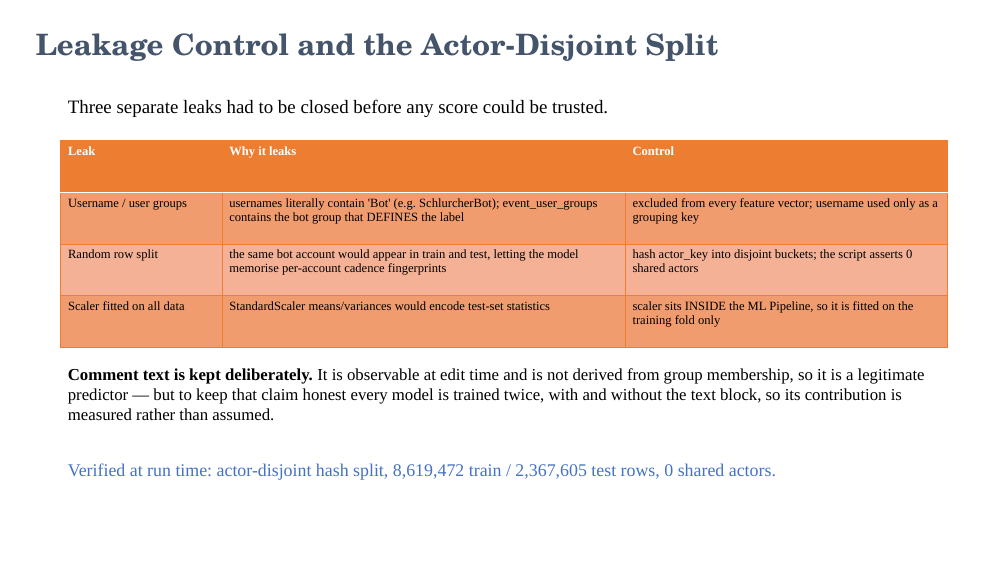
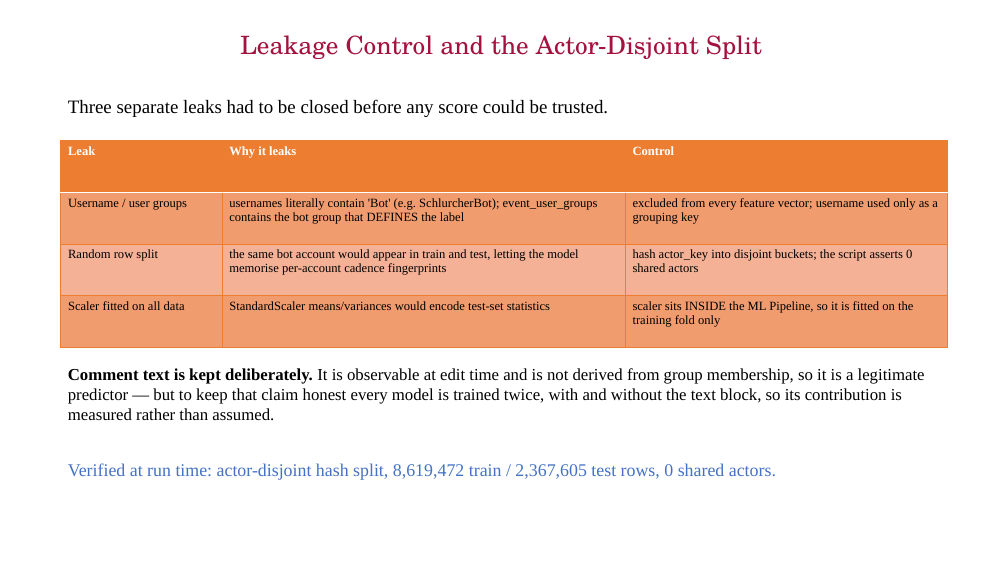
Before and after one commit to CognacStealer/BIgData, a slide deck: slide 11 of reports/MMDS_EndSem_Wikimedia_Bot_Detection.pptx. Drawn at 1008x567 pixels with LibreOffice and Linux fonts; fonts in the diff are those of the drawing; background and template pictures are left out. Boxes give left, top, right and bottom in pixels: in the first picture for what was removed or moved away, otherwise in the second. Text is boxed around its words. In the diff, an @@ line names an element or a change of style, - is before the commit and + after.

```diff
--- a/reports/MMDS_EndSem_Wikimedia_Bot_Detection.pptx
+++ b/reports/MMDS_EndSem_Wikimedia_Bot_Detection.pptx
@@ title "Leakage Control and the Actor-Disjoint ..." at box(240, 35, 762, 59): size 28 to 24 pt, text colour #44546A to #A4123F, bold off; alignment left to centre @@
```
Also in this commit, not shown: 22 other slides changed, 2 other files.
